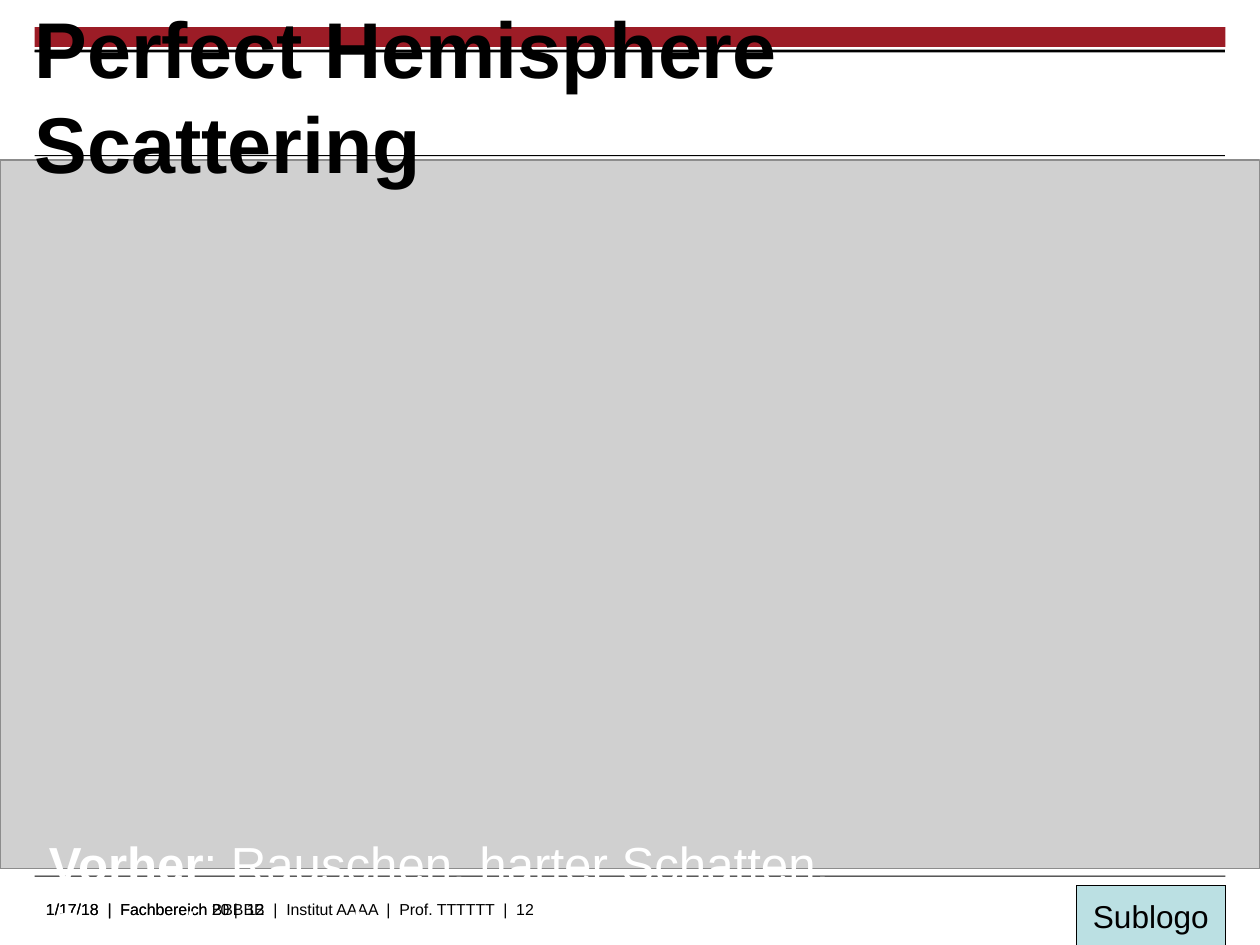
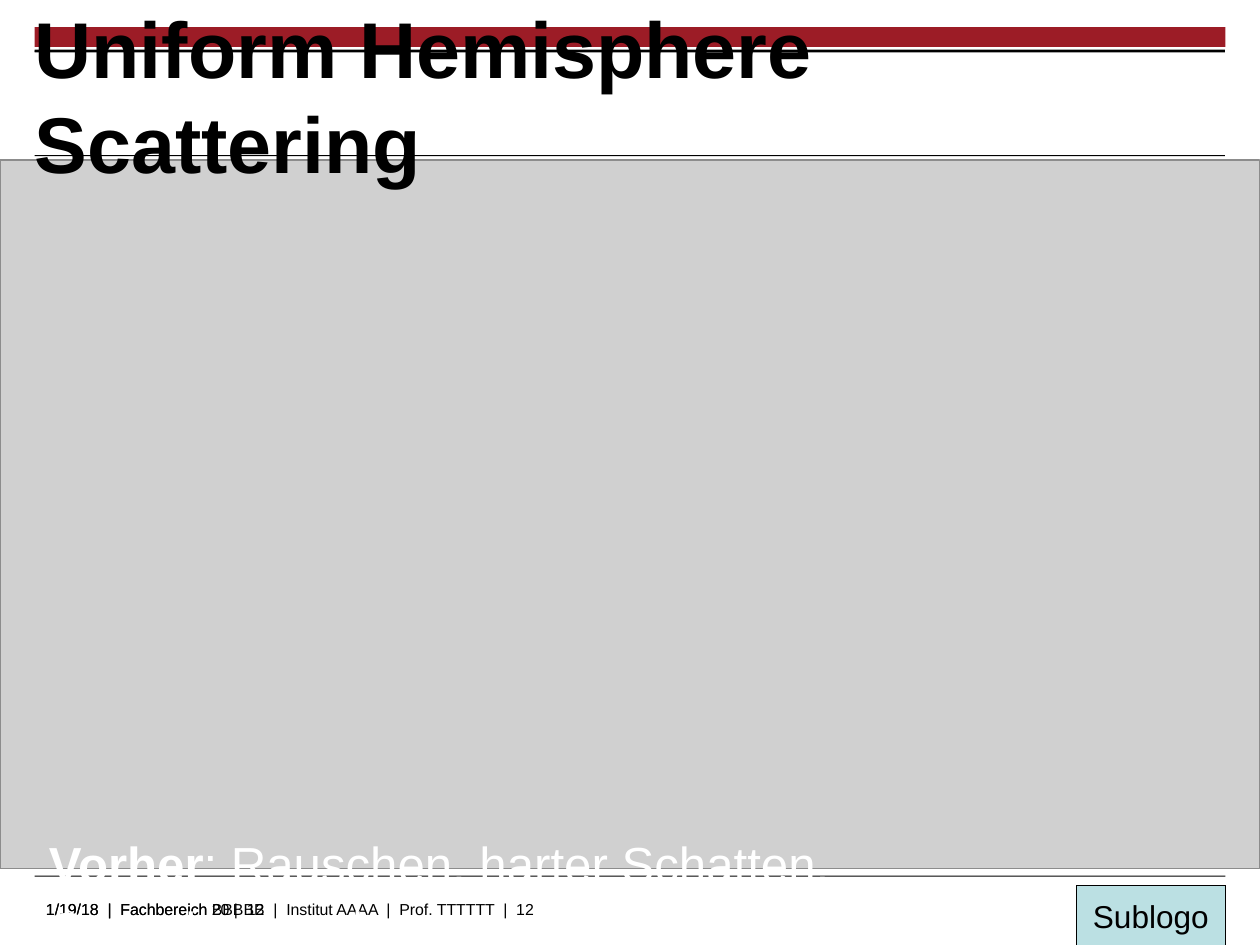
Before and after one commit to magcks/opencl_raytracer, a slide deck: slide 12 of doc/slides/group-2.odp. Drawn at 1260x945 pixels with LibreOffice and Linux fonts; fonts in the diff are those of the drawing; grey boxes stand for pictures; background and template pictures are left out. Boxes give left, top, right and bottom in pixels: in the first picture for what was removed or moved away, otherwise in the second. Text is boxed around its words. In the diff, an @@ line names an element or a change of style, - is before the commit and + after.

Commit message:
Replaced `perfect` with `uniform` in docs

```diff
--- a/doc/slides/group-2.odp
+++ b/doc/slides/group-2.odp
@@ title at [35,15,811,188]: text changed @@
-Perfect Hemisphere Scattering
+Uniform Hemisphere Scattering
@@ text at [46,903,534,919]: text changed @@
-1/17/18 | Fachbereich BBBBB | Institut AAAA | Prof. TTTTTT | 12
+1/19/18 | Fachbereich BBBBB | Institut AAAA | Prof. TTTTTT | 12
```
Also in this commit, not shown: 7 other slides changed, 2 other files.
